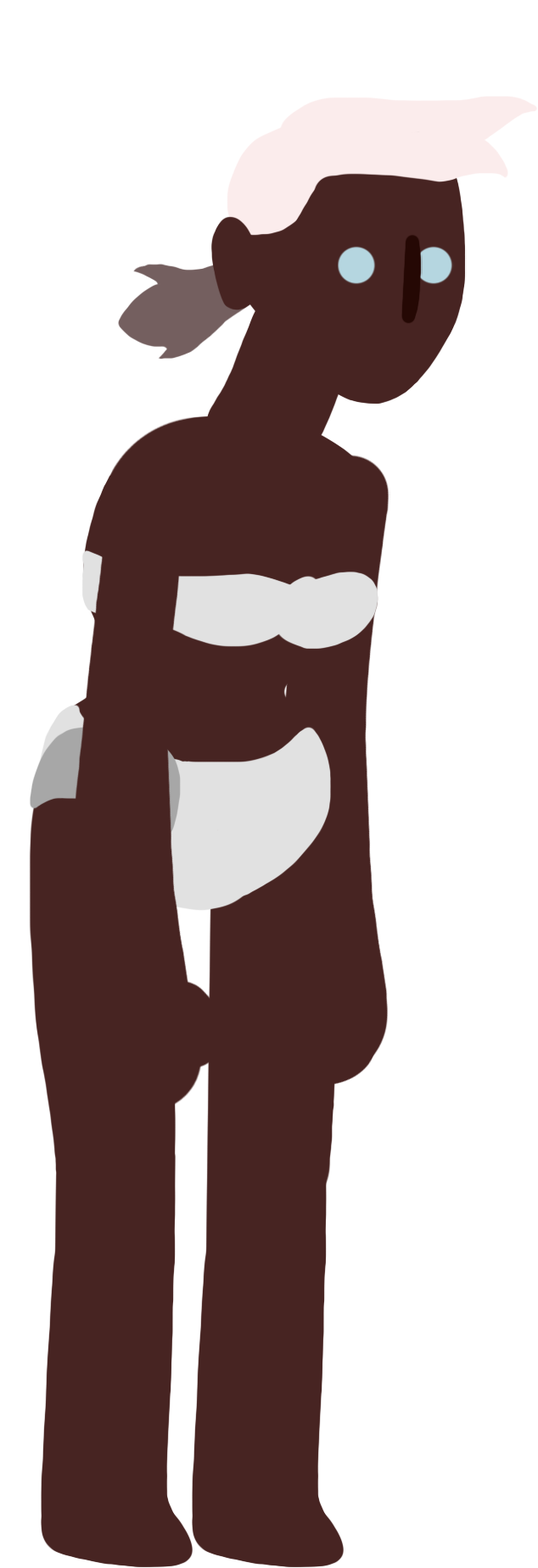
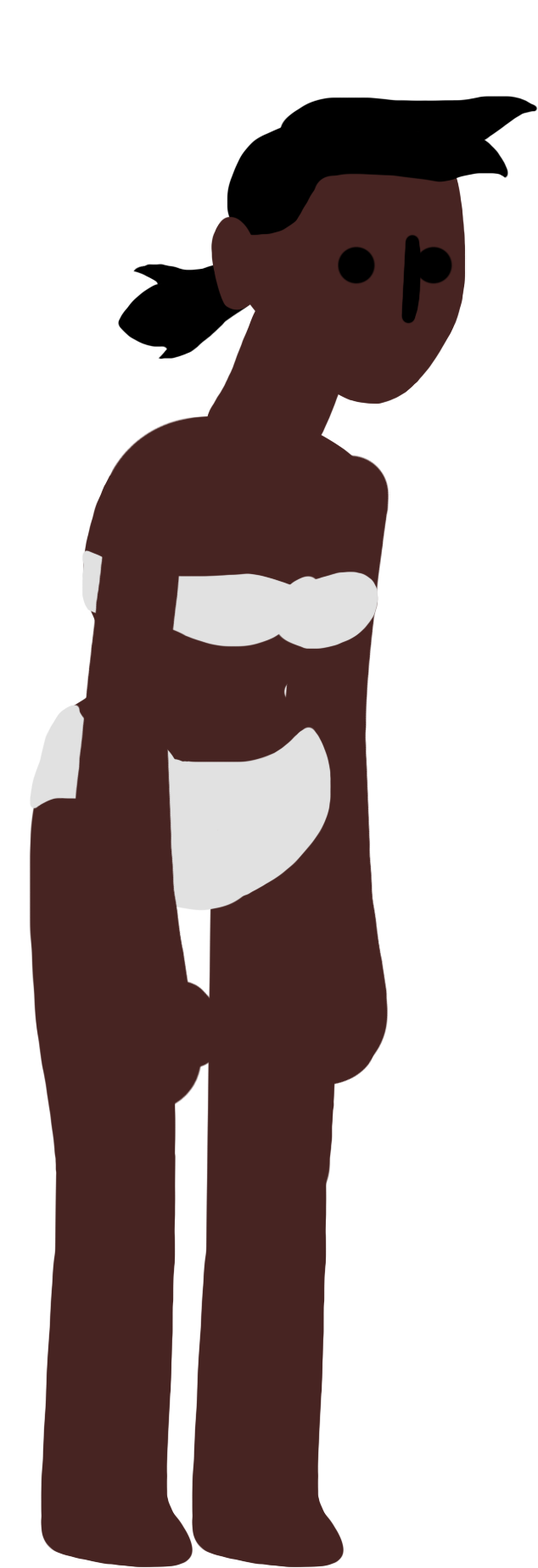
Revision of a layered 538px x 1568px image; what changed, layer by layer:
painted on "Hair Front" over <box>226,95,538,236</box>
painted on "Nose" over <box>401,234,423,324</box>
painted on "Eyes" over <box>337,245,454,285</box>
painted on "Pant Leg Front" over <box>29,726,181,833</box>
painted on "Body" over <box>284,685,287,697</box>
painted on "Hair Back" over <box>117,262,251,360</box>
